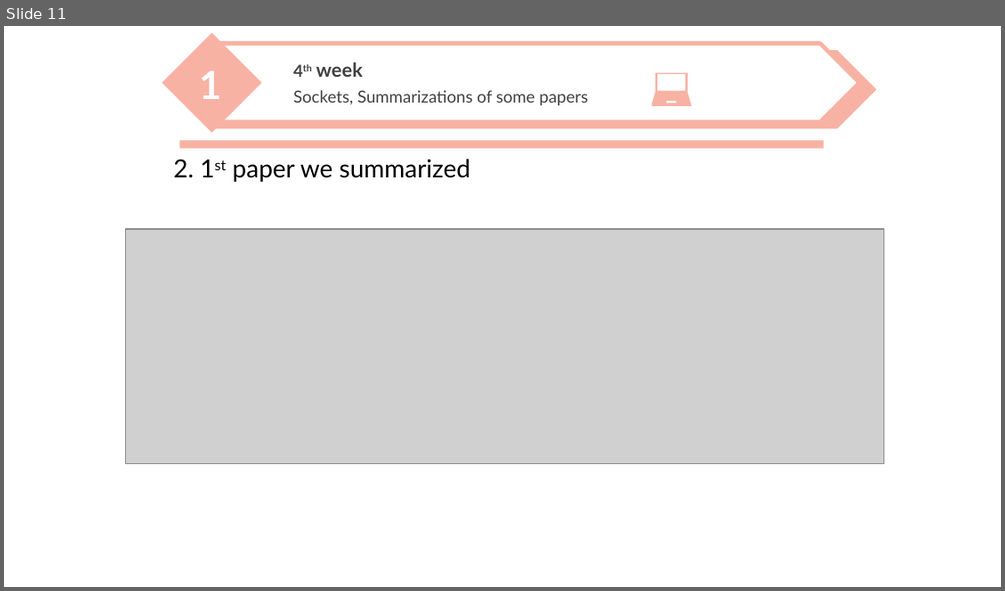
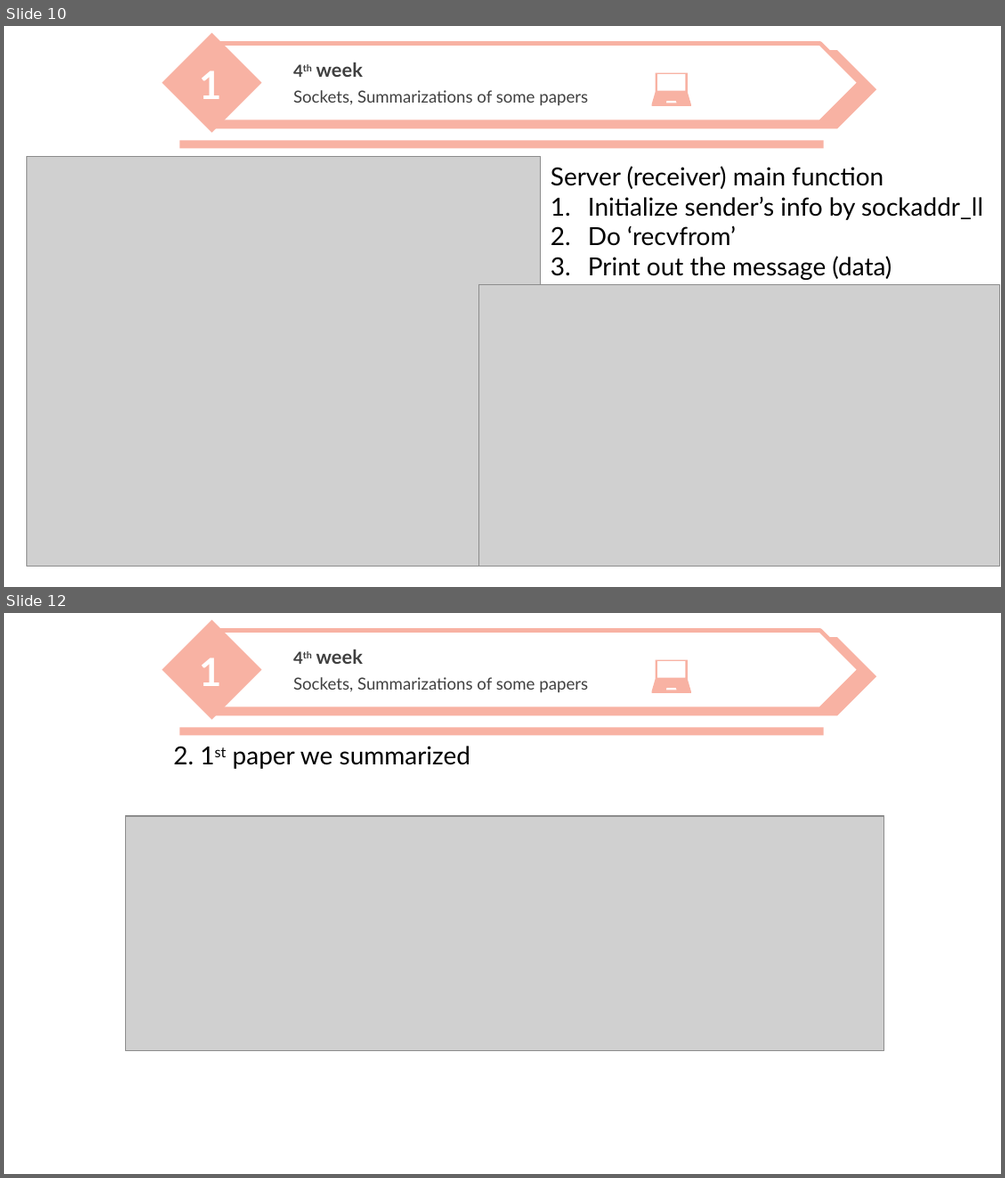
Before and after one commit to nicesick/Prototyping-Delay-Aware-V2X-Safe-Communications, a slide deck: presentation/presentation_2.pptx. Shown one above the other, each under a label of ours: slide 11 before the commit, slides 10 and 12 after it; the slides between them are not shown. The pictures are 1005x591 and 1005x1178 pixels, drawn with LibreOffice and Linux fonts; fonts in the diff are those of the drawing; grey boxes stand for pictures; background and template pictures are left out. Boxes give left, top, right and bottom in pixels: in the first picture for what was removed or moved away, otherwise in the second. Text is boxed around its words. In the diff, an @@ line names an element or a change of style, - is before the commit and + after.

```diff
--- a/presentation/presentation_2.pptx
+++ b/presentation/presentation_2.pptx
@@ slide 10 added at [4,26,1001,587], background picture (left out) @@
@@ freeform shape added at [652,73,692,106], fill #F8B2A3 @@
@@ group added at [162,33,876,133]: 3 texts, 2 pentagon arrows, 1 diamond @@
+1
+4th week
+Sockets, Summarizations of some papers
@@ picture added at [27,157,542,566] @@
@@ text added at [173,156,284,157], 18 pt, text #000000 @@
+1. Sockets
@@ rectangle added at [179,141,824,149], fill #F8B2A3 @@
@@ text added at [550,166,983,280], 18 pt, text #000000 @@
+Server (receiver) main function
+1. Initialize sender’s info by sockaddr_ll
+2. Do ‘recvfrom’
+3. Print out the message (data)
@@ picture added at [478,284,999,565] @@
@@ what was slide 11 is now slide 12 @@
```
Also in this commit, not shown: 7 slides changed, 1 other slide added.
